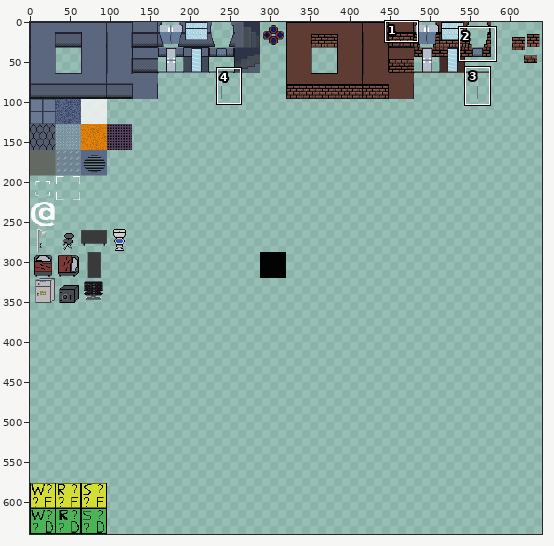
One commit to this sprite sheet: NamelessRogue/Content/Sprites/tileset2.png. The first picture is a wide view before the edit; the outline marks the close-up.
Close-up. The starting point:
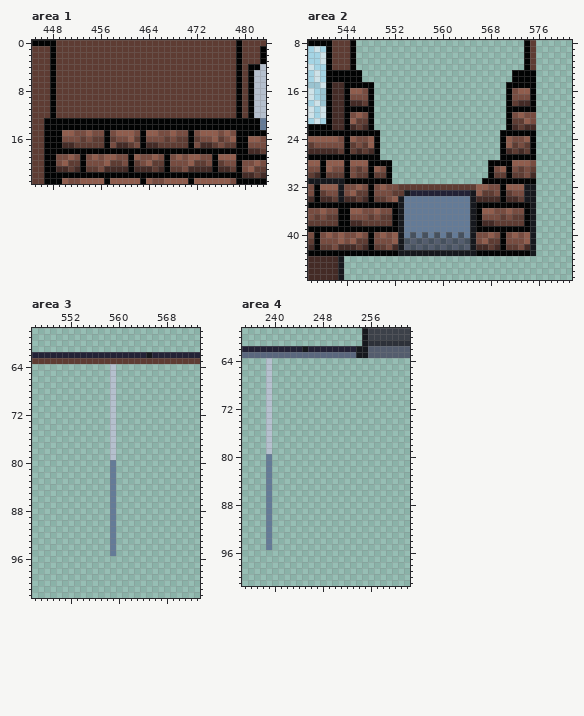
The file is 640x640 pixels. Pixels under 10% opacity are left out. Colours within 5 levels of each other are drawn and written as one. Shown: area 1: x 445..483, y 0..23; area 2: x 538..581, y 8..47; area 3: x 546..573, y 58..102; area 4: x 235..262, y 59..101.
New version:
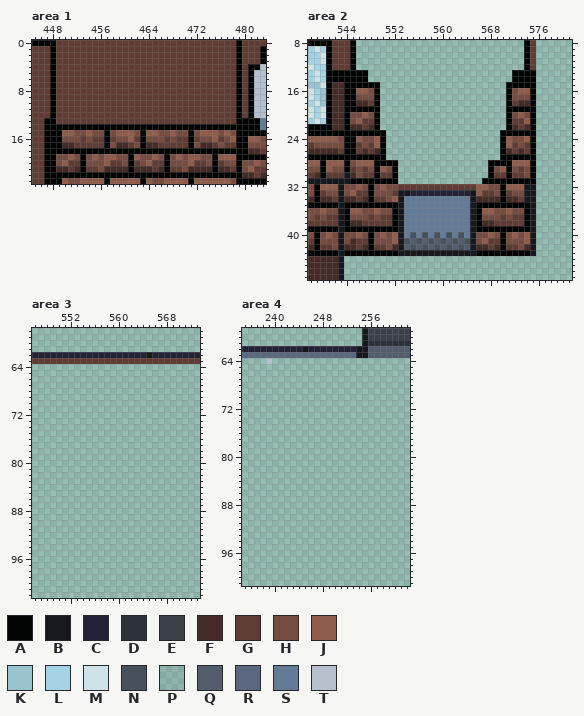
Palette (. is transparent): A #020303  B #16181d  C #232236  D #2d3139  E #3c4149  F #442b26  G #5e3c33  H #774c40  J #905d4d  K #9ac3d0  L #a4d4e4  M #cee2e8  N #46515e  P #545d6e1a  Q #545d6e  R #5a677e  S #647b97  T #b5c0ce
Change:
Area 1:
Colour A gives way to colour G in row 13 at x 449 to 478.
Area 2:
The edit adds colour A in rows 13 to 14 at x 547; in rows 15 to 22 at x 549; in rows 23 to 27 at x 550; in rows 28 to 31 at x 552.
Colour F gives way to colour A in row 18 at x 545; in row 22 at x 575; in row 30 at x 575.
Colour G gives way to colour A in rows 25 to 26 at x 545; in row 29 at x 575; in row 30 at x 549.
Colour H gives way to colour A in row 17 at x 545; in rows 20 to 21 at x 575; in row 28 at x 575.
Colour J gives way to colour A in row 16 at x 545; in row 24 at x 545; in row 29 at x 549.
Colour A gives way to colour B in rows 30 to 31 at x 544; in rows 35 to 39 at x 543; in row 43 at x 543.
Colour F gives way to colour B in row 42 at x 543.
Colour G gives way to colour B in row 33 at x 553.
Colour J gives way to colour B in rows 40 to 41 at x 543.
Colour A gives way to colour F in row 22 at x 548; in row 26 at x 549.
Colour G gives way to colour F in row 18 at x 547; in row 22 at x 546; in row 26 at x 547.
Colour H gives way to colour F in row 30 at x 545.
Colour J gives way to colour F in row 41 at x 545.
Colour A gives way to colour G in row 18 at x 548; in row 21 at x 548; in row 30 at x 548 and 551.
Colour F gives way to colour G in row 22 at x 547; in row 26 at x 546 and 548.
Colour H gives way to colour G in row 25 at x 546; in row 29 at x 545 and 547.
Colour J gives way to colour G in row 25 at x 548.
Colour A gives way to colour H in rows 16 to 17 at x 548; in row 20 at x 548; in row 29 at x 548 and 551.
Colour G gives way to colour H in row 25 at x 547; in rows 29 to 30 at x 546.
Colour J gives way to colour H in row 20 at x 546; in row 21 at x 545; in row 24 at x 548; in row 28 at x 545.
Colour A gives way to colour J in rows 24 to 25 at x 549; in row 28 at x 548.
Colour G gives way to colour J in row 21 at x 546.
Colour H gives way to colour J in row 16 at x 547; in row 20 at x 547; in row 24 at x 546; in row 29 at x 550.
Area 3:
Colour S is gone in rows 80 to 95 at x 559.
Colour T is gone in rows 64 to 79 at x 559.
Area 4:
Colour S is gone in rows 80 to 95 at x 239.
Colour T is gone in rows 65 to 79 at x 239.
Changed places in both close-ups, as pixel boxes (x1, y1, x2, y2):
changed: (56, 118, 236, 124)
changed: (344, 70, 404, 196)
changed: (530, 112, 536, 130)
changed: (530, 160, 536, 178)
changed: (338, 202, 356, 256)
erased: (110, 364, 116, 556)
erased: (266, 364, 272, 550)
